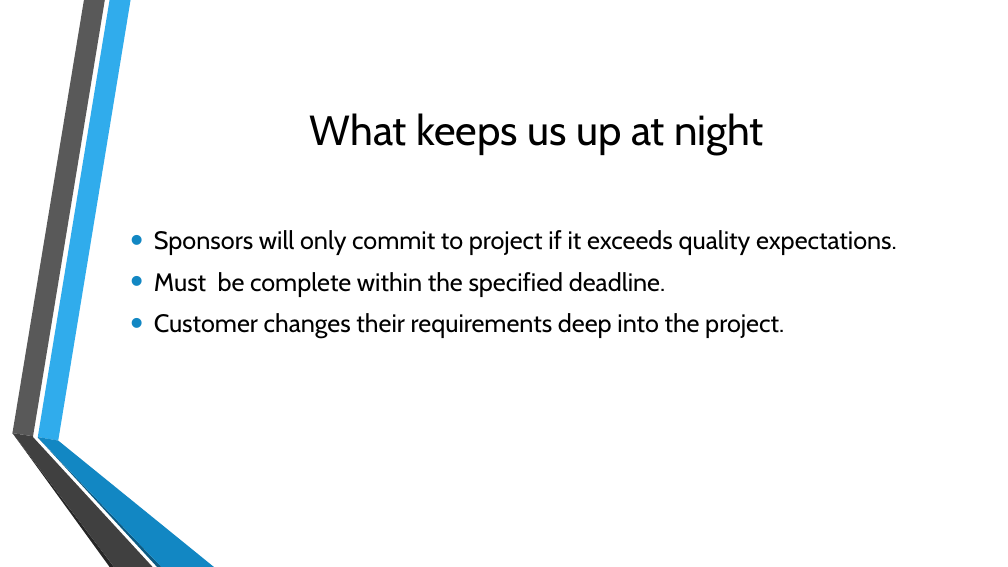
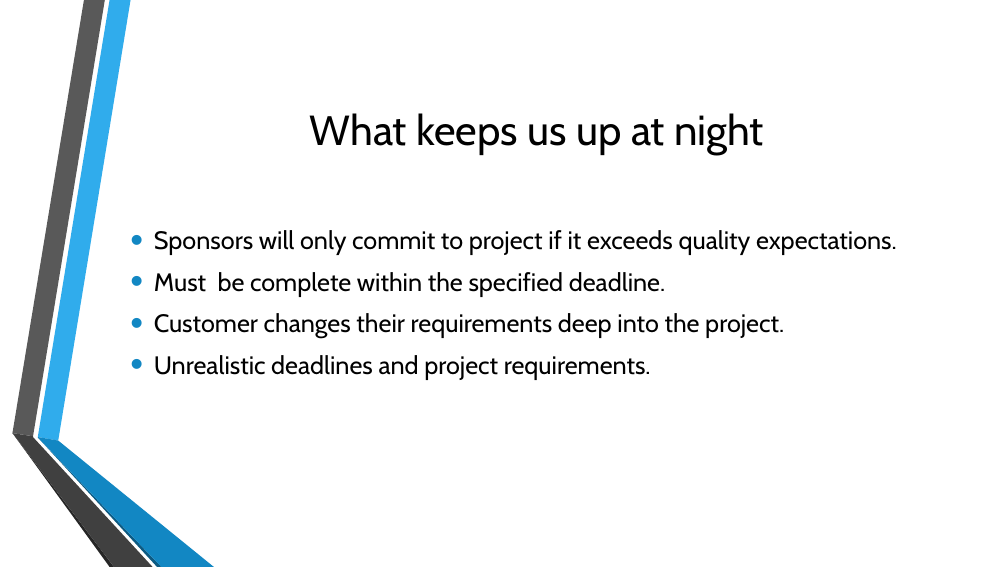
Before and after one commit to PatrickMurray78/Illusive-Fitness, a slide deck: slide 8 of Illusive Fitness.pptx. Drawn at 1008x567 pixels with LibreOffice and Linux fonts; fonts in the diff are those of the drawing; background and template pictures are left out. Boxes give left, top, right and bottom in pixels: in the first picture for what was removed or moved away, otherwise in the second. Text is boxed around its words. In the diff, an @@ line names an element or a change of style, - is before the commit and + after.

Commit message:
added all files had a read through them and added a line or two into the powerpoint

```diff
--- a/Illusive Fitness.pptx
+++ b/Illusive Fitness.pptx
@@ text at (154,355,651,380): paragraph added @@
+• Unrealistic deadlines and project requirements.
```
